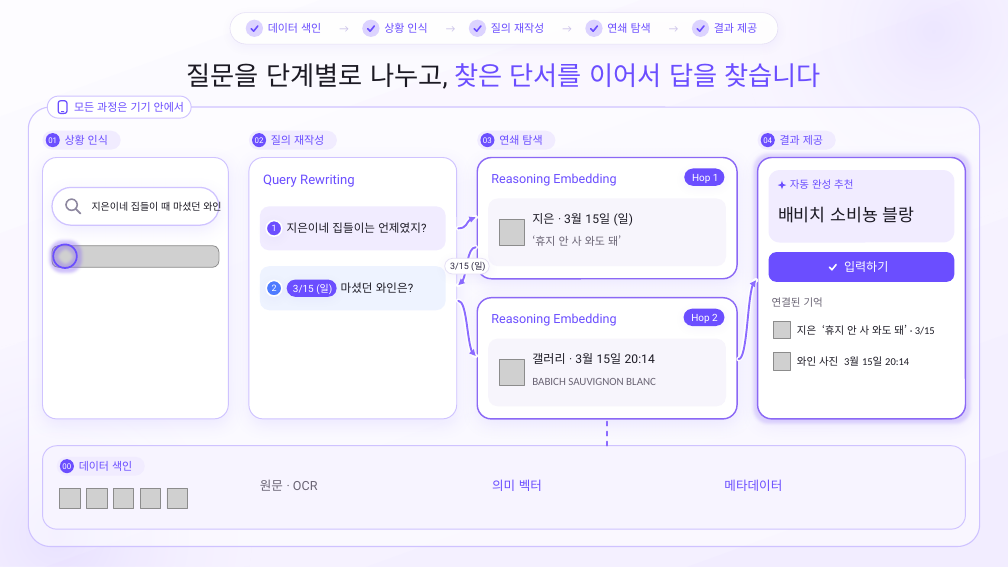
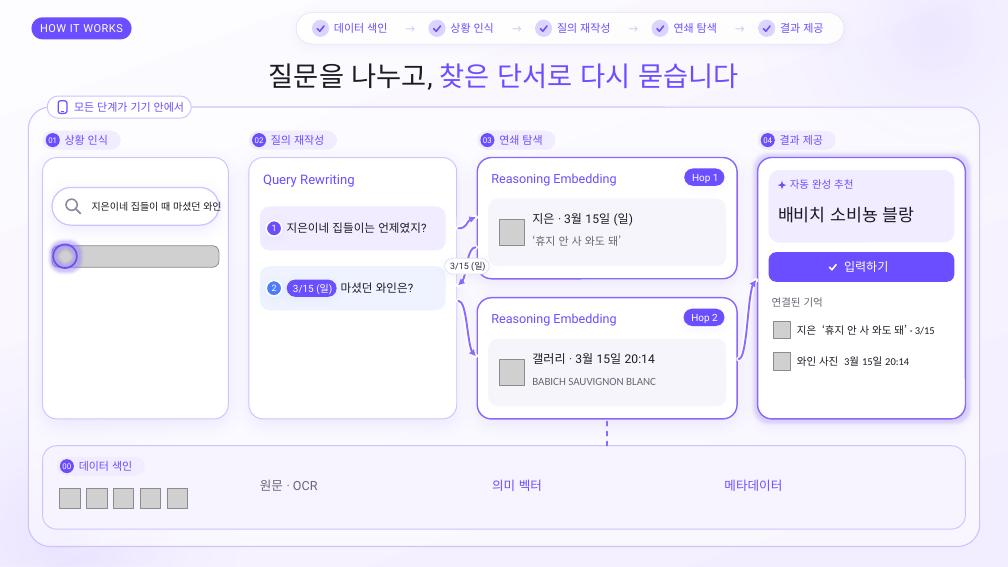
Before and after one commit to SB-Jo/t3, a slide deck: slide 18 of weave/결선준비/09_HowItWorks/HowItWorks_Argon_claude.pptx. Drawn at 1008x567 pixels with LibreOffice and Linux fonts; fonts in the diff are those of the drawing; grey boxes stand for pictures. Boxes give left, top, right and bottom in pixels: in the first picture for what was removed or moved away, otherwise in the second. Text is boxed around its words. In the diff, an @@ line names an element or a change of style, - is before the commit and + after.

Commit message:
Restore original HowItWorks_Argon_claude.pptx (장표5_claude) and keep changes only in HowItWorks_Argon.pptx (장표5)

```diff
--- a/weave/결선준비/09_HowItWorks/HowItWorks_Argon_claude.pptx
+++ b/weave/결선준비/09_HowItWorks/HowItWorks_Argon_claude.pptx
@@ rounded rectangle added at box(32, 17, 132, 39), fill #6B4EFF, 10.5 pt, text #FFFFFF @@
+HOW IT WORKS
@@ freeform shape removed at box(251, 29, 253, 31) @@
@@ 5 texts, 1 rounded rectangle: place and size @@
-5 texts, 1 rounded rectangle at box(230, 13, 778, 45)
+5 texts, 1 rounded rectangle at box(296, 13, 845, 45)
@@ freeform shape: place and size @@
-freeform shape at box(368, 29, 370, 31)
+freeform shape at box(320, 26, 324, 31)
@@ freeform shape: place and size @@
-freeform shape at box(474, 29, 476, 31)
+freeform shape at box(436, 26, 441, 31)
@@ 2 ellipses, 1 text: place and size @@
-2 ellipses, 1 text at box(362, 13, 603, 45)
+2 ellipses, 1 text at box(312, 13, 553, 45)
@@ freeform shape: place and size @@
-freeform shape at box(591, 29, 593, 31)
+freeform shape at box(543, 26, 547, 31)
@@ 2 ellipses, 2 texts: place and size @@
-2 ellipses, 2 texts at box(442, 13, 709, 45)
+2 ellipses, 2 texts at box(402, 13, 669, 45)
@@ freeform shape: place and size @@
-freeform shape at box(697, 29, 699, 31)
+freeform shape at box(659, 26, 664, 31)
@@ text "→": place and size @@
-text "→" at box(336, 13, 353, 45)
+text "→" at box(731, 13, 749, 45)
@@ ellipse: place and size @@
-ellipse at box(246, 20, 263, 37)
+ellipse at box(758, 20, 776, 37)
@@ 5 freeform shapes: place and size @@
-5 freeform shapes at box(254, 26, 705, 31)
+5 freeform shapes at box(318, 29, 766, 31)
@@ freeform shape added at box(766, 26, 771, 31), outline #6B4EFF 1.5 pt @@
@@ text at box(269, 63, 740, 90): text changed; size 25 to 26 pt @@
-질문을 단계별로 나누고, 찾은 단서를 이어서 답을 찾습니다
+질문을 나누고, 찾은 단서로 다시 묻습니다
@@ text at box(74, 102, 184, 112): text changed @@
-모든 과정은 기기 안에서
+모든 단계가 기기 안에서
```
Also in this commit, not shown: 28 other slides changed, 3 other files.
